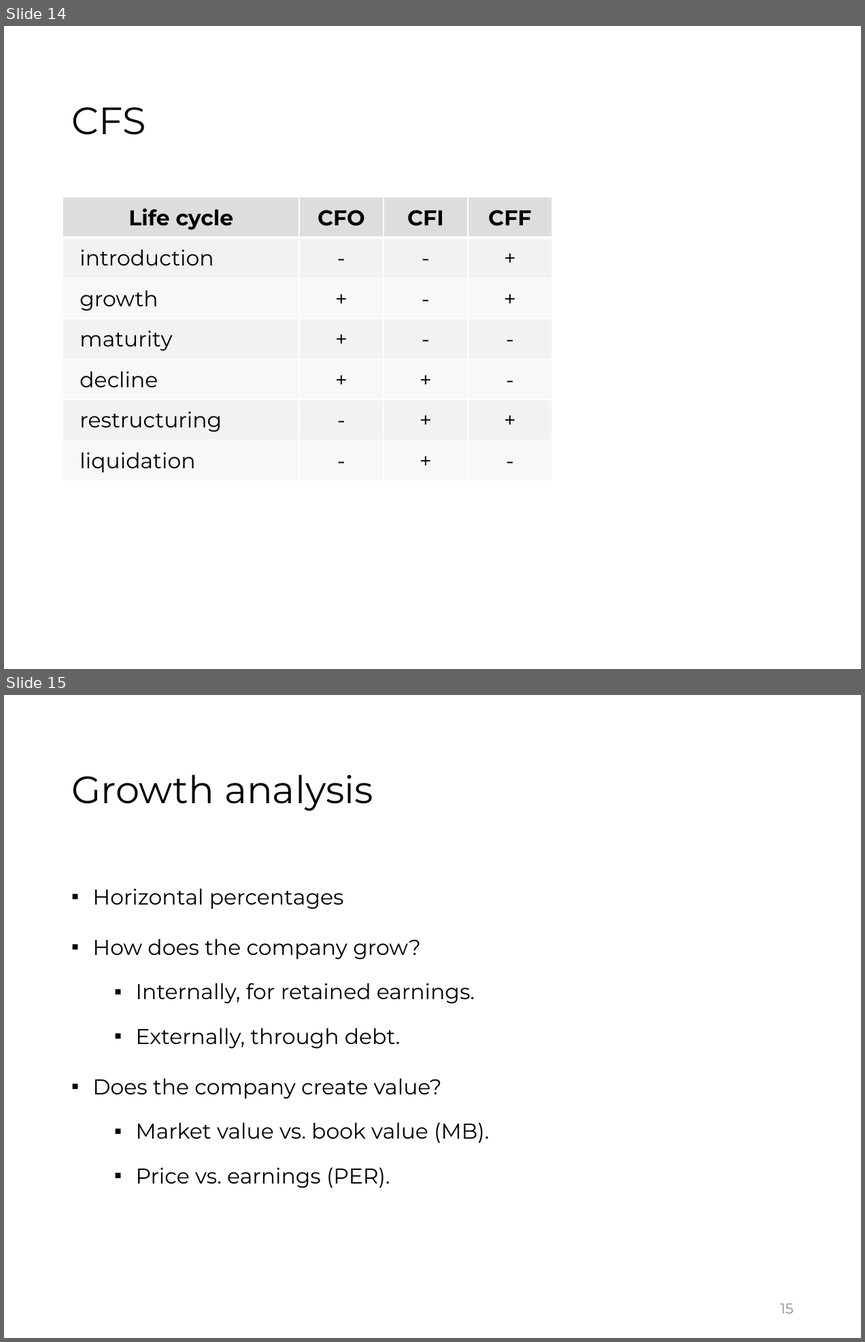
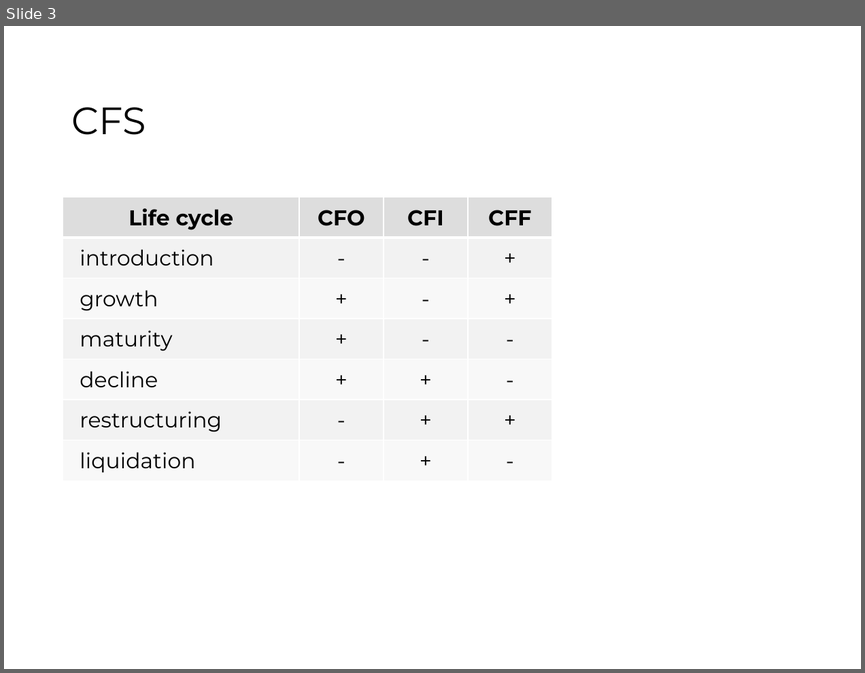
Before and after one commit to jorgegallud-boop/FSA, a slide deck: source-pptx/04.pptx. Shown one above the other, each under a label of ours: slides 14 and 15 before the commit, slide 3 after it. The pictures are 865x1342 and 865x673 pixels, drawn with LibreOffice and Linux fonts; fonts in the diff are those of the drawing. Boxes give left, top, right and bottom in pixels: in the first picture for what was removed or moved away, otherwise in the second. Text is boxed around its words. In the diff, an @@ line names an element or a change of style, - is before the commit and + after.

```diff
--- a/source-pptx/04.pptx
+++ b/source-pptx/04.pptx
@@ slide 15 removed at box(4, 695, 861, 1338), background #FFFFFF @@
@@ title removed at box(71, 775, 373, 811) @@
-Growth analysis
@@ text removed at box(93, 888, 489, 1188) @@
-▪ Horizontal percentages
-▪ How does the company grow?
-  ▪ Internally, for retained earnings.
-  ▪ Externally, through debt.
-▪ Does the company create value?
-  ▪ Market value vs. book value (MB).
-  ▪ Price vs. earnings (PER).
@@ page number removed at box(780, 1303, 793, 1313) @@
-15
@@ what was slide 14 is now slide 3 @@
```
Also in this commit, not shown: 1 slide changed, 11 other slides removed, 6 other files.
